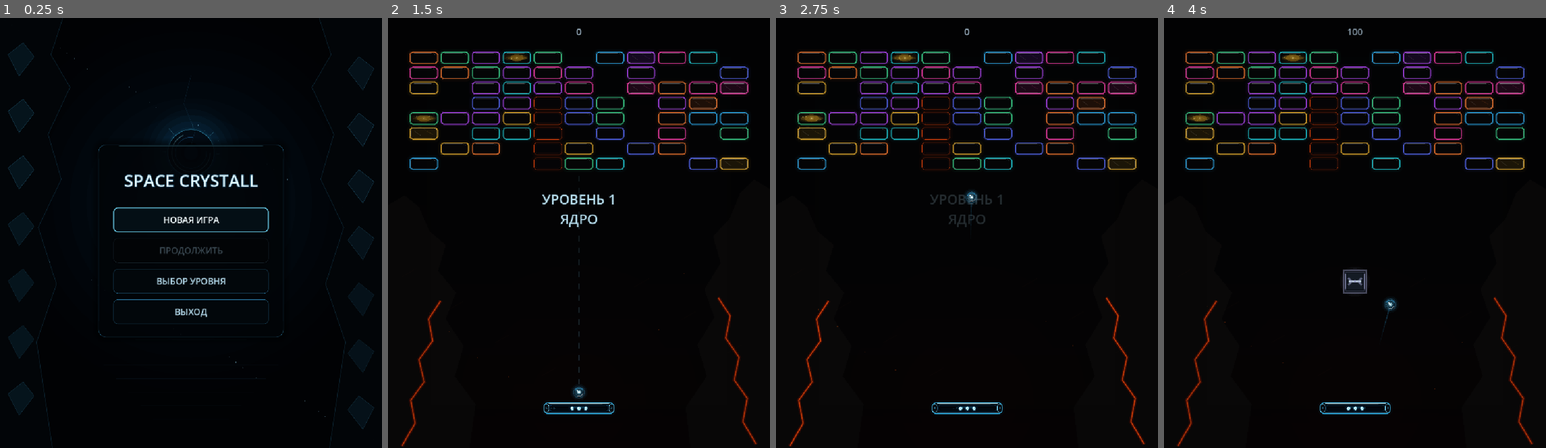
Above: before the commit, frames 1-4 (left to right).
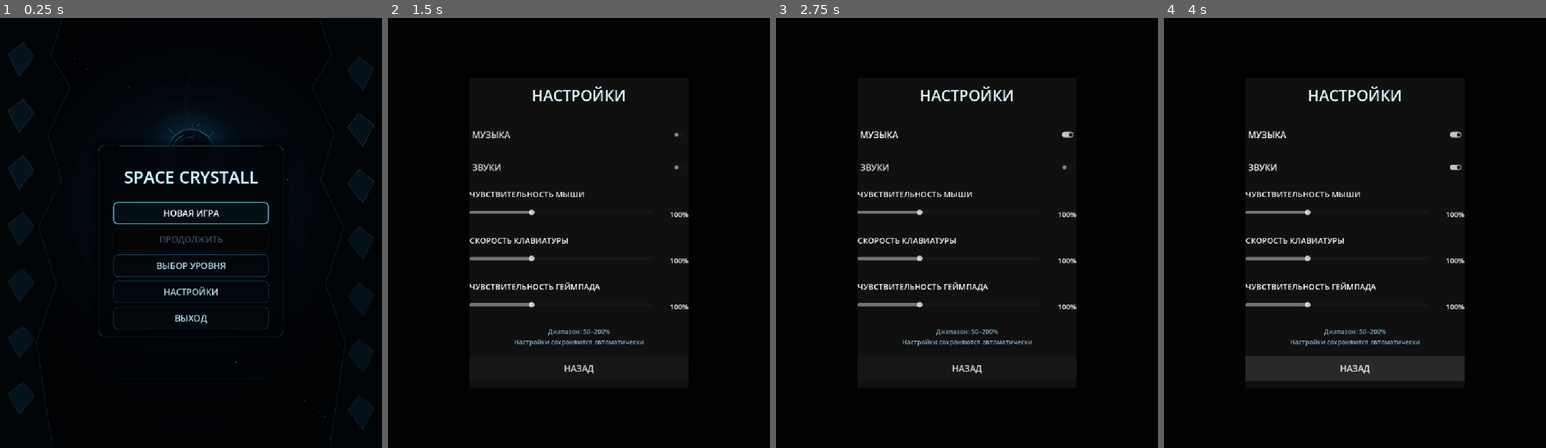
Above: after the commit, the same moments.

Repository: Ardarik421/arkanoid
Game: Godot game, scene res://scenes/main_menu.tscn
Same seed, same stepped clock (60 frames per second), same inputs: the game is played once before the commit and once after it. Sound files missing from this copy of the repository are replaced by a short silence.
Inputs (mouse positions are in pixels of both pictures, inside the frame that each line leads up to):
- Up to frame 1 (0.25 s): no input
- Up to frame 2 (1.5 s): click (579, 293) at 0.5 s, where only the run after the commit has a clickable "НАСТРОЙКИ"; click (449, 104) at 1.25 s, where only the run before the commit has a clickable "1"
- Up to frame 3 (2.75 s): click (967, 134) at 2 s, where only the run after the commit has a clickable "МУЗЫКА"
- Up to frame 4 (4 s): click (1355, 168) at 2.75 s, where only the run after the commit has a clickable "ЗВУКИ"; click (1355, 366) at 3.5 s, where only the run after the commit has a clickable "НАЗАД"

The runs differ from the first frame. In frame 1, 3.2% of the frame differs, in the area x 29-71%, y 35-73%; in frame 2, 9.1%; in frame 3, 9.0%; in frame 4, 12%, in the area x 3-97%, y 2-100%.
Error after the commit: Parse Error: Identifier "SettingsManager" not declared in the current scope. (res://scenes/settings_menu.gd:15)

Commit message:
Добавил пункт настроек в главное меню

Diff:
--- a/scenes/main_menu.tscn
+++ b/scenes/main_menu.tscn
@@ -1,6 +1,7 @@
-[gd_scene load_steps=2 format=3]
+[gd_scene load_steps=3 format=3]
 
 [ext_resource type="Script" path="res://scenes/main_menu.gd" id="1_menu"]
+[ext_resource type="Script" path="res://scenes/settings_button.gd" id="2_settings"]
 
 [node name="MainMenu" type="Control"]
 layout_mode = 3
@@ -44,6 +45,13 @@
 theme_override_font_sizes/font_size = 28
 text = "ВЫБОР УРОВНЯ"
 
+[node name="SettingsButton" type="Button" parent="Menu"]
+layout_mode = 2
+custom_minimum_size = Vector2(0, 56)
+theme_override_font_sizes/font_size = 22
+text = "НАСТРОЙКИ"
+script = ExtResource("2_settings")
+
 [node name="ExitButton" type="Button" parent="Menu"]
 layout_mode = 2
 custom_minimum_size = Vector2(0, 70)
